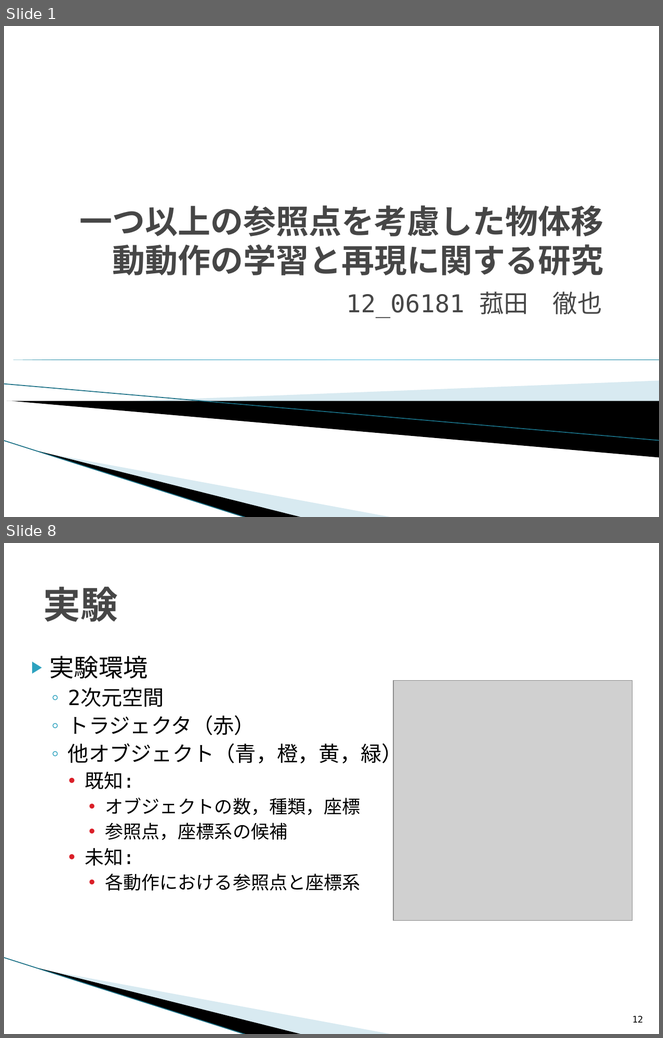
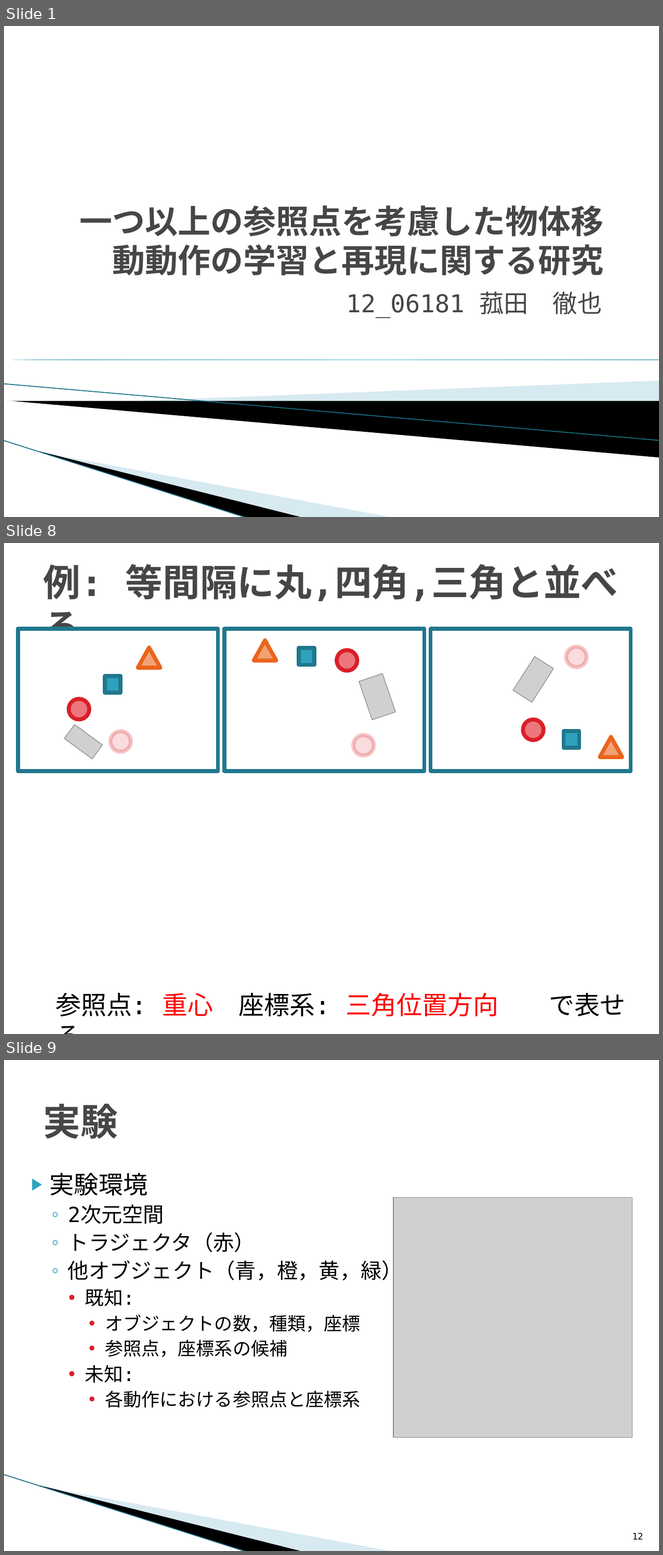
Before and after one commit to TetsuyaKomota/GitforEclipseTest, a slide deck: IntentionLearning/memo/presentation/卒論発表会スライド.pptx. Shown one above the other, each under a label of ours: slides 1 and 8 before the commit, slides 1, 8 and 9 after it; the slides between them are not shown. The pictures are 663x1038 and 663x1555 pixels, drawn with LibreOffice and Linux fonts; fonts in the diff are those of the drawing; grey boxes stand for pictures; background and template pictures are left out. Boxes give left, top, right and bottom in pixels: in the first picture for what was removed or moved away, otherwise in the second. Text is boxed around its words. In the diff, an @@ line names an element or a change of style, - is before the commit and + after.

```diff
--- a/IntentionLearning/memo/presentation/卒論発表会スライド.pptx
+++ b/IntentionLearning/memo/presentation/卒論発表会スライド.pptx
@@ slide 8 added at [4,543,659,1034], background #FFFFFF @@
@@ title added at [43,564,619,631], 41 pt, text #464646, bold @@
+例: 等間隔に丸,四角,三角と並べる
@@ rectangle added at [18,629,218,771], fill #FFFFFF, outline #21788D 4.33 pt @@
@@ rectangle added at [224,629,424,771], fill #FFFFFF, outline #21788D 4.33 pt @@
@@ rectangle added at [430,629,631,771], fill #FFFFFF, outline #21788D 4.33 pt @@
@@ triangle added at [138,648,160,668], fill #F3A276, outline #EB641B 4.33 pt @@
@@ triangle added at [254,641,276,661], fill #F3A276, outline #EB641B 4.33 pt @@
@@ rectangle added at [299,649,314,666], fill #2DA2BF, outline #21788D 4.33 pt @@
@@ ellipse added at [337,651,357,671], fill #EC767C, outline #DA1F28 4.33 pt @@
@@ ellipse added at [566,646,586,667], fill #EC767C at 25% opacity, outline #DA1F28 4.33 pt @@
@@ picture added at [513,656,553,702] @@
@@ rectangle added at [105,676,120,693], fill #2DA2BF, outline #21788D 4.33 pt @@
@@ picture added at [359,674,396,720] @@
@@ ellipse added at [69,699,89,719], fill #EC767C, outline #DA1F28 4.33 pt @@
@@ picture added at [64,724,103,759] @@
@@ ellipse added at [523,720,543,740], fill #EC767C, outline #DA1F28 4.33 pt @@
@@ ellipse added at [110,731,130,752], fill #EC767C at 25% opacity, outline #DA1F28 4.33 pt @@
@@ ellipse added at [353,735,374,755], fill #EC767C at 25% opacity, outline #DA1F28 4.33 pt @@
@@ rectangle added at [564,731,579,748], fill #2DA2BF, outline #21788D 4.33 pt @@
@@ triangle added at [599,737,622,757], fill #F3A276, outline #EB641B 4.33 pt @@
@@ rectangle added at [4,774,626,974], fill #FFFFFF @@
@@ text added at [55,993,626,1017], 28 pt, text #000000 @@
+参照点: 重心 座標系: 三角位置方向 で表せる
@@ what was slide 8 is now slide 9 @@
```
Also in this commit, not shown: 1 slide changed, 9 other slides added, 2 other files.
